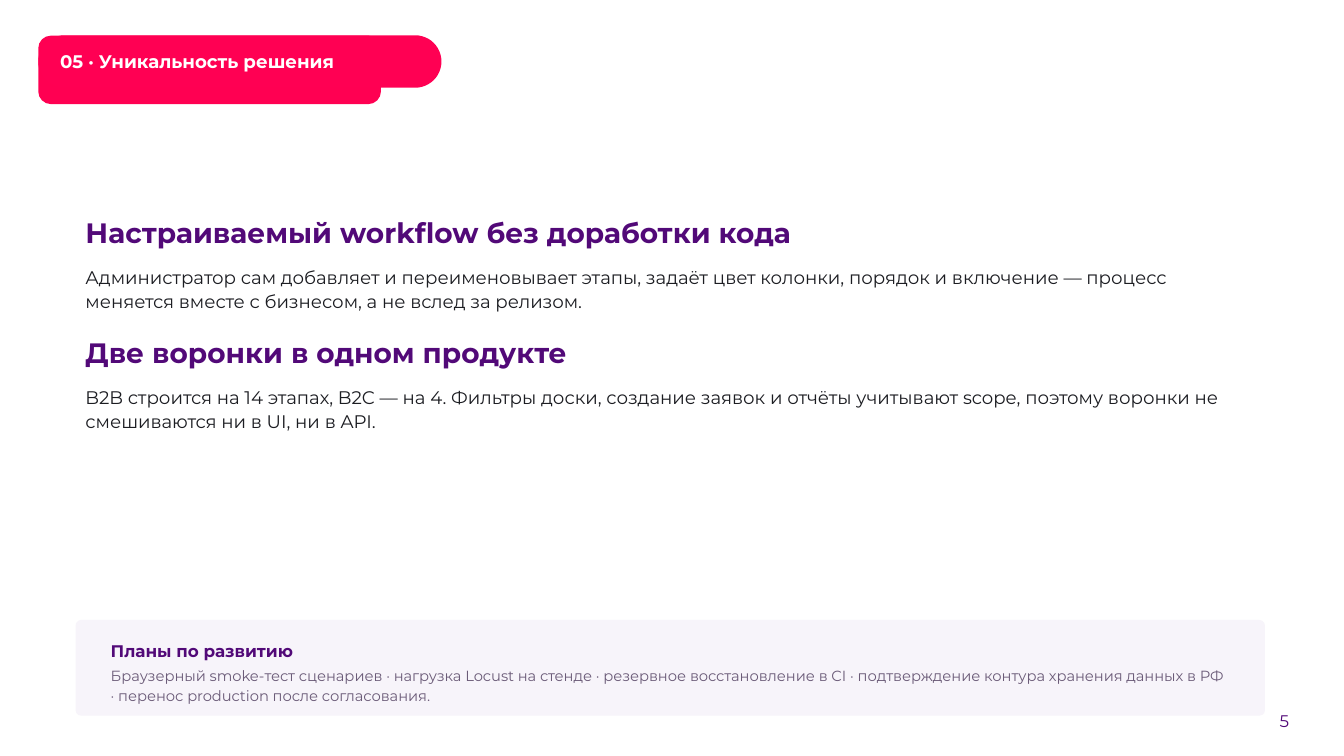
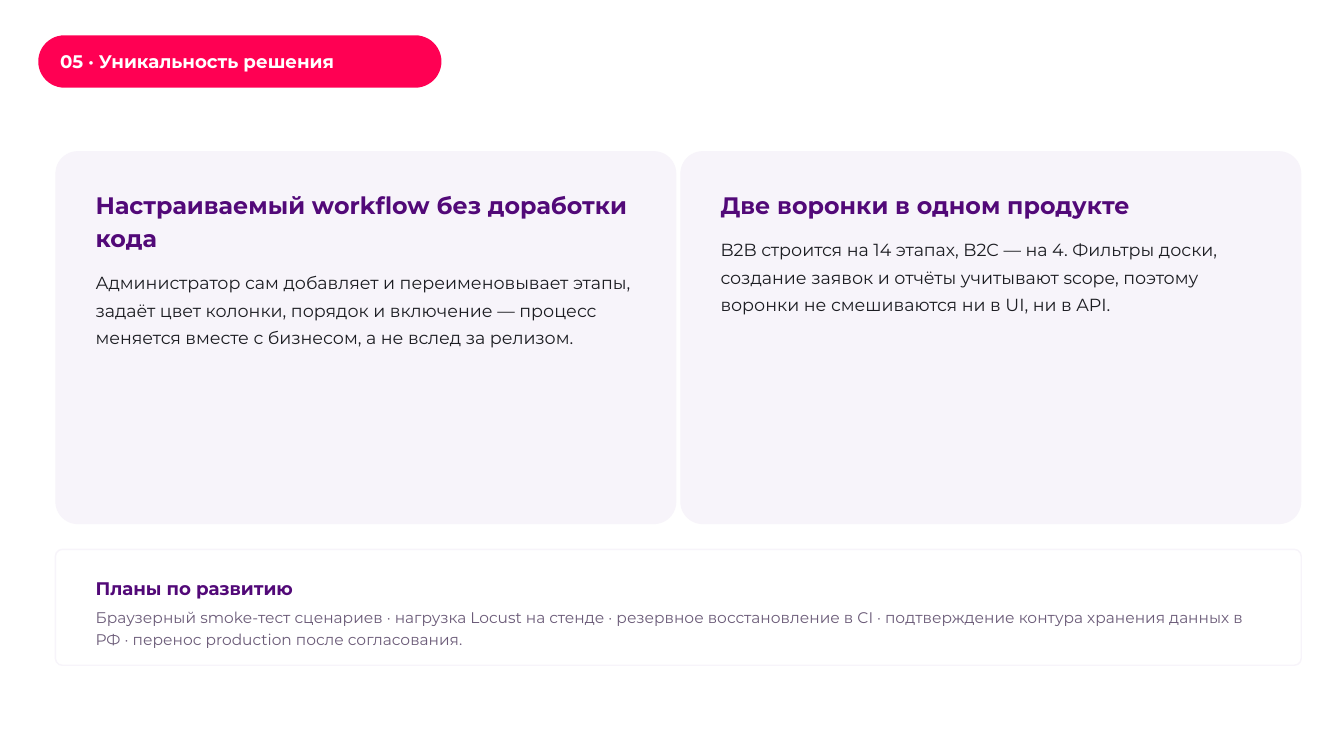
Before and after one commit to Pavel1778/rtk-crm, a slide deck: slide 5 of docs/presentation/RTK-CRM-LCT2026.pptx. Drawn at 1344x756 pixels with LibreOffice and Linux fonts; fonts in the diff are those of the drawing; background and template pictures are left out. Boxes give left, top, right and bottom in pixels: in the first picture for what was removed or moved away, otherwise in the second. Text is boxed around its words. In the diff, an @@ line names an element or a change of style, - is before the commit and + after.

```diff
--- a/docs/presentation/RTK-CRM-LCT2026.pptx
+++ b/docs/presentation/RTK-CRM-LCT2026.pptx
@@ freeform shape removed at box(38, 35, 381, 104) @@
@@ freeform shape removed at box(38, 167, 1306, 684) @@
@@ rounded rectangle added at box(55, 151, 677, 524), fill #F7F4FA @@
@@ rounded rectangle: place and size @@
-rounded rectangle at box(76, 620, 1265, 716)
+rounded rectangle at box(681, 151, 1302, 524)
@@ text added at box(96, 196, 630, 348), 12.5 pt, text #1C1D22 @@
+Настраиваемый workflow без доработки кода
+Администратор сам добавляет и переименовывает этапы, задаёт цвет колонки, порядок и включение — процесс меняется вместе с бизнесом, а не вслед за релизом.
@@ text "Две воронки в одном продукте": place and size @@
-text "Две воронки в одном продукте" at box(85, 221, 1218, 431)
+text "Две воронки в одном продукте" at box(721, 197, 1217, 315)
@@ text "Две воронки в одном продукте" at box(721, 197, 1217, 315): size 20 to 17 pt in "Две воронки в одном продукте"; size 13 to 12.5 pt in "B2B строится на 14 этапах, B2C — ..."; line spacing 1.12 to 1.15; line spacing 1.12 to 1.3 @@
@@ text at box(85, 221, 1166, 312): paragraphs removed @@
-Настраиваемый workflow без доработки кода
-Администратор сам добавляет и переименовывает этапы, задаёт цвет колонки, порядок и включение — процесс меняется вместе с бизнесом, а не вслед за релизом.
@@ rounded rectangle added at box(55, 549, 1302, 665), fill #FFFFFF, outline #F7F4FA 1 pt @@
@@ text "Планы по развитию": place and size @@
-text "Планы по развитию" at box(111, 645, 1224, 704)
+text "Планы по развитию" at box(96, 582, 1242, 648)
@@ text "Планы по развитию" at box(96, 582, 1242, 648): size 12 to 13 pt in "Планы по развитию"; size 10.5 to 11 pt; more space between paragraphs; line spacing 1.12 to 1.2 @@
@@ text removed at box(1280, 715, 1290, 727) @@
-5
```
Also in this commit, not shown: 9 other slides changed, 13 other files.
